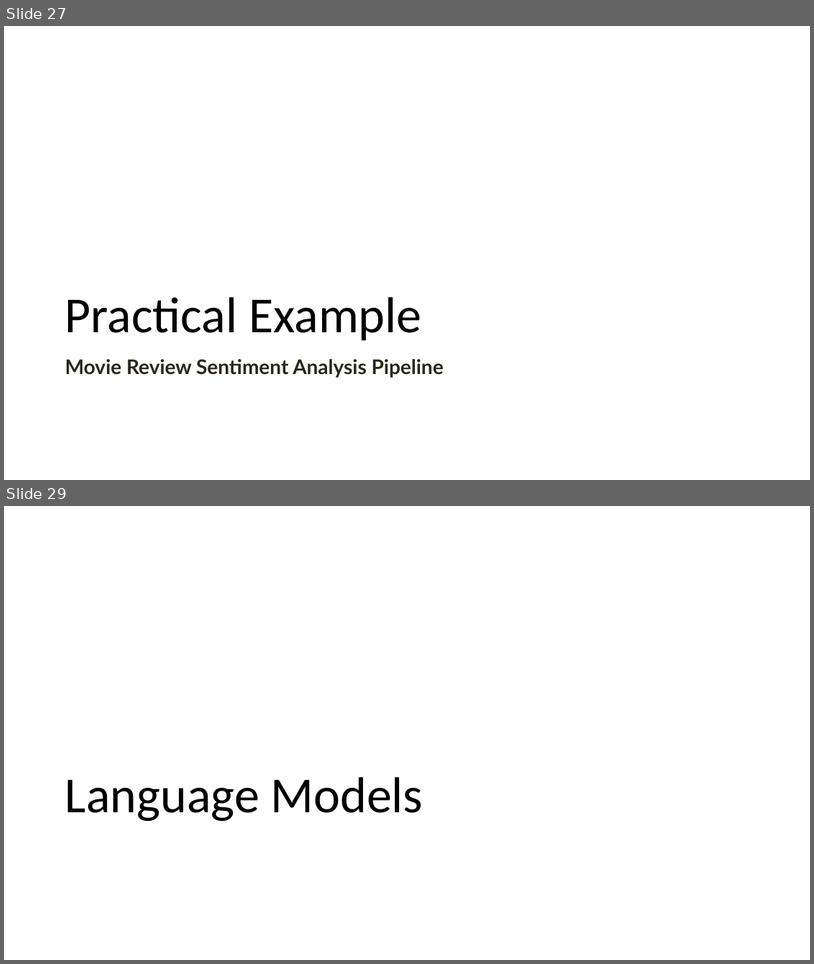
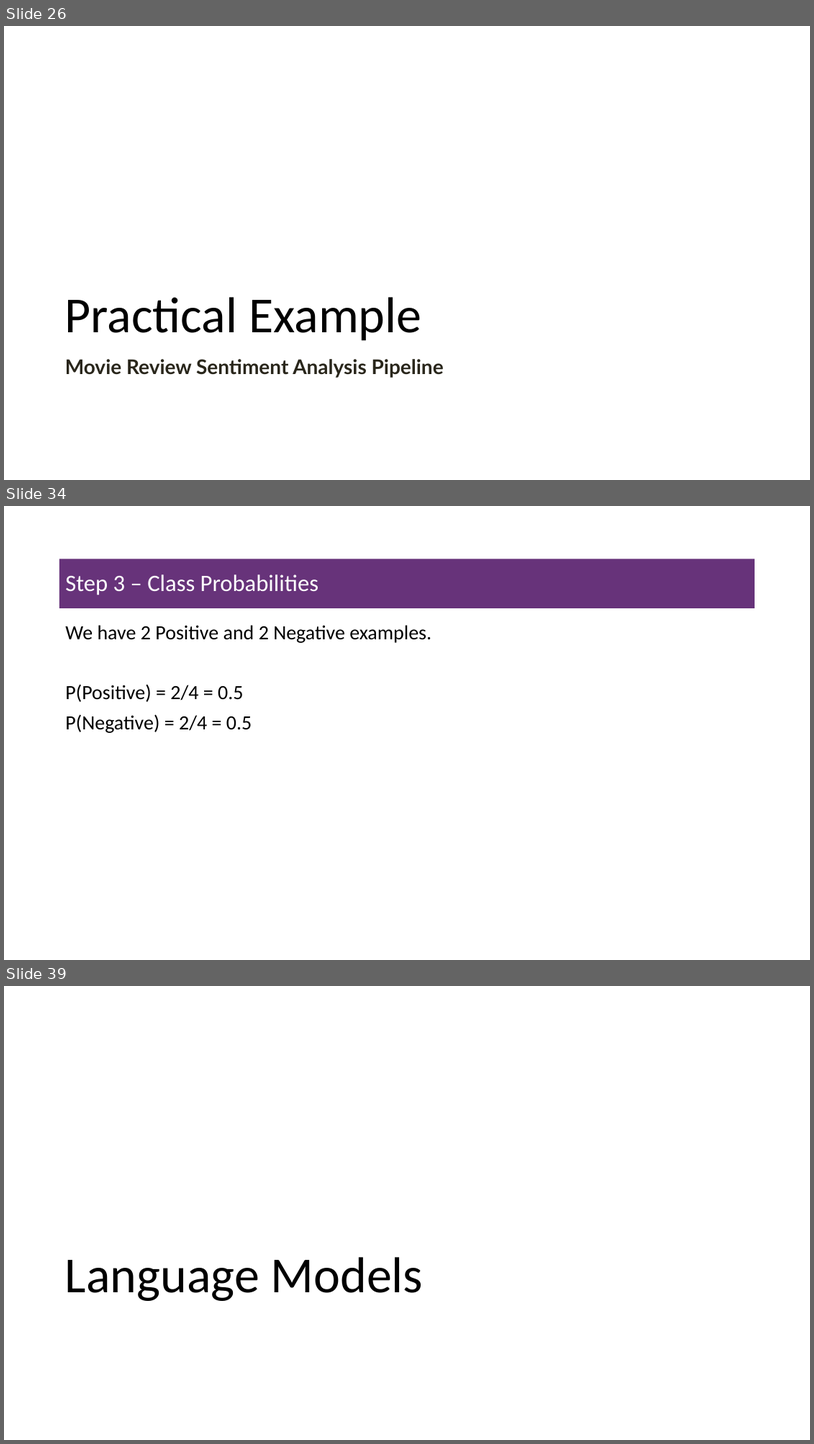
Before and after one commit to msfasha/307307-BI-Methods, a slide deck: 20242-NLP-LLM/lecture notes/Part 1 - Introduction to NLP/1.1-introduction to NLP.pptx. Shown one above the other, each under a label of ours: slides 27 and 29 before the commit, slides 26, 34 and 39 after it; the slides between them are not shown. The pictures are 814x964 and 814x1444 pixels, drawn with LibreOffice and Linux fonts; fonts in the diff are those of the drawing; background and template pictures are left out. Boxes give left, top, right and bottom in pixels: in the first picture for what was removed or moved away, otherwise in the second. Text is boxed around its words. In the diff, an @@ line names an element or a change of style, - is before the commit and + after.

```diff
--- a/20242-NLP-LLM/lecture notes/Part 1 - Introduction to NLP/1.1-introduction to NLP.pptx
+++ b/20242-NLP-LLM/lecture notes/Part 1 - Introduction to NLP/1.1-introduction to NLP.pptx
@@ slide 34 added at (4,506,810,960), background #FFFFFF @@
@@ title added at (59,559,756,608), fill #67337A, 28 pt, text #FFFFFF @@
+Step 3 – Class Probabilities
@@ text added at (65,625,432,733), 24 pt, text #000000 @@
+We have 2 Positive and 2 Negative examples.
+P(Positive) = 2/4 = 0.5
+P(Negative) = 2/4 = 0.5
@@ what was slide 27 is now slide 26 @@
@@ what was slide 29 is now slide 39 @@
```
Also in this commit, not shown: 8 slides changed, 10 other slides added, 1 slide removed, 14 other files.
